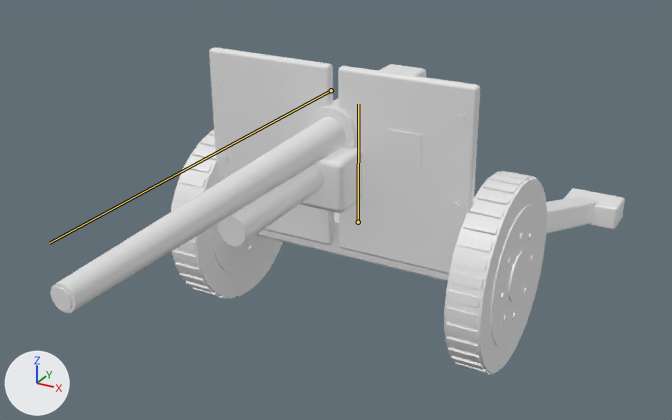
What one commit did to the glTF model public/models/land/artillery-lod1.glb.
Both versions are drawn from a 50 mm camera at (2.46, -4.76, 3.13) aimed at (-0.07, -0.16, 0.83). Every picture has the same lights, and +X, +Y and +Z are marked at lower left. The first picture is the older version. Both versions are drawn at frame 10 of the action 'Fire'; the numbers are the values there. The bones that change are drawn over the model as lines.

In view in the first picture: 'Ironfronts_artillery.001'.
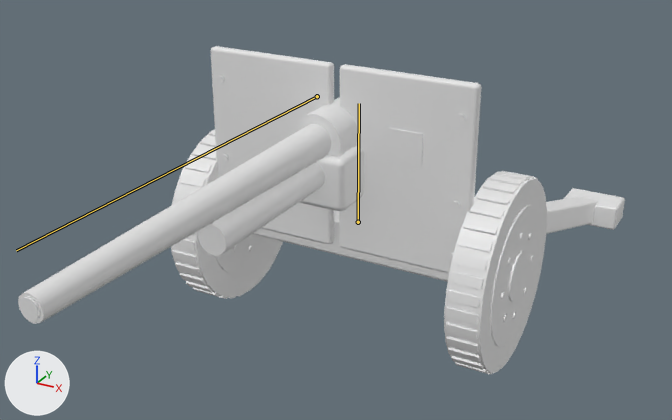
Location of each change, (x1, y1, x2, y2) in pixels of the pictures (672 x 420 px):
'Ironfronts_artillery.001', posed
    before: (50, 47, 625, 374)
    after: (18, 46, 625, 374)
bone 'Hull', root to tip
    before: (358, 222) to (358, 104)
    after: (358, 222) to (359, 103)
bone 'Gun', root to tip
    before: (331, 90) to (49, 243)
    after: (317, 96) to (16, 250)

Edits to the bpy script that builds the scene:
```text
Change bone_hull:
    where bone_hull = bpy.data.objects['Ironfronts_Rig'].pose.bones['Hull']  # child of 'Root'
    bone_hull.rotation_quaternion: (1.0, 0.007, 0.0, 0.0) -> (1.0, 0.0, 0.0, 0.0)  # degrees (1, 0, 0) -> degrees (0, 0, 0)
Change bone_gun:
    where bone_gun = bpy.data.objects['Ironfronts_Rig'].pose.bones['Gun']  # child of 'Turret'
    bone_gun.location: (0.0, -0.17, 0.0) -> (0.0, 0.0, 0.0)
```
